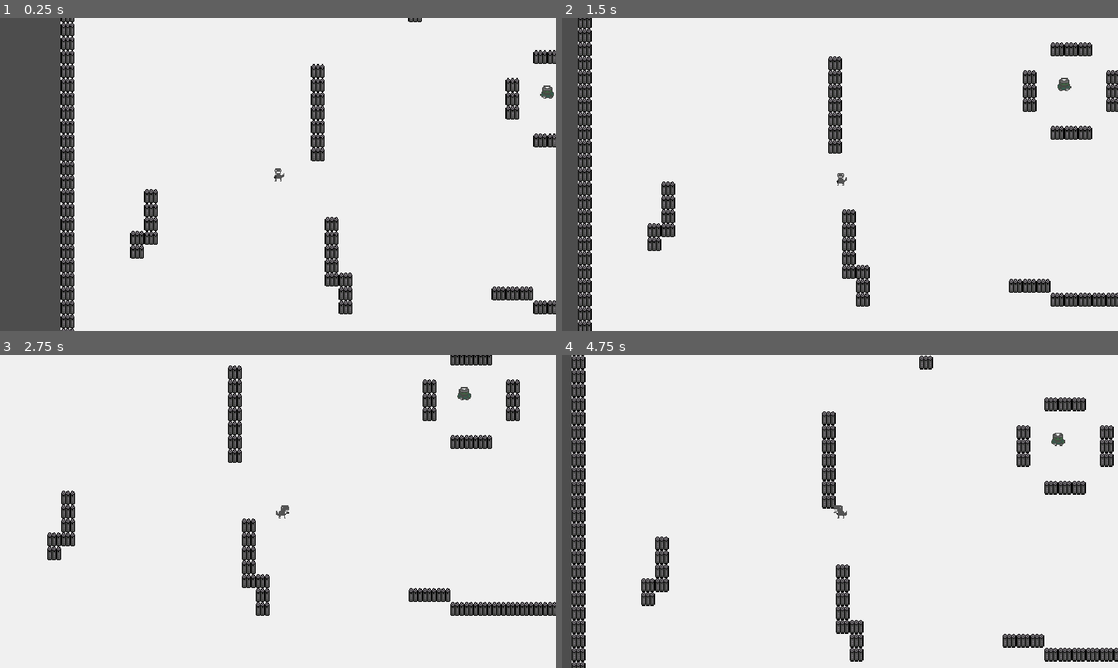
Above: before the commit, frames 1-4 (two rows, left to right).
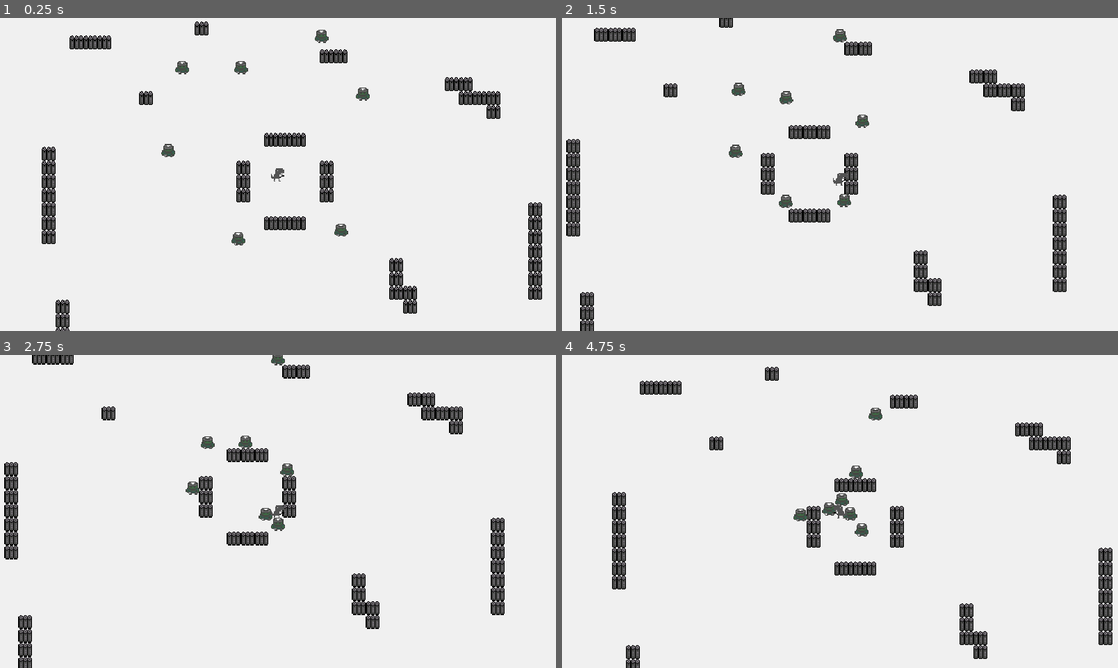
Above: after the commit, the same moments.

Repository: PeaWeeTea/Dino-Shooter
Game: Godot game, scene res://world.tscn
Same seed, same stepped clock (60 frames per second), same inputs: the game is played once before the commit and once after it.
Inputs:
- Up to frame 1 (0.25 s): no input
- Up to frame 2 (1.5 s): hold D (move_right) 0.53-1.28 s; hold S (move_down) from 1.28 s (still down)
- Up to frame 3 (2.75 s): release S (move_down) at 2.03 s; hold D (move_right) from 2.03 s (still down)
- Up to frame 4 (4.75 s): release D (move_right) at 2.78 s; hold W (move_up) 2.78-3.53 s; hold A (move_left) from 3.53 s (still down)

The runs differ from the first frame. In frame 1, 20% of the frame differs, in the area x 0-100%, y 0-100%; in frame 2, 13%; in frame 3, 9.1%; in frame 4, 13%.

Commit message:
Added enemy chase, death, and damage
Enemies now chase straight towards the player, get hit by bullets, take damage, and die when health is 0.

Diff:
--- a/bullet.tscn
+++ b/bullet.tscn
@@ -7,12 +7,13 @@
 radius = 3.0
 
 [node name="Bullet" type="Area2D"]
-collision_layer = 2
-collision_mask = 6
+collision_layer = 4
+collision_mask = 11
 script = ExtResource("1_g2rav")
 speed = 200
 
 [node name="BulletDirection" type="Marker2D" parent="."]
+unique_name_in_owner = true
 
 [node name="Sprite2D" type="Sprite2D" parent="."]
 texture = ExtResource("2_2kefc")
--- /dev/null
+++ b/enemy.gd
@@ -0,0 +1,19 @@
+extends CharacterBody2D
+
+var health = 2
+
+@onready var player = get_node("/root/World/Player")
+
+@export var speed = 40.0
+
+func _physics_process(delta):
+	var direction = global_position.direction_to(player.global_position)
+	velocity = direction * speed
+	move_and_slide()
+
+
+func take_damage():
+	health -= 1
+
+	if health == 0:
+		queue_free()
--- a/enemy.tscn
+++ b/enemy.tscn
@@ -1,5 +1,6 @@
-[gd_scene load_steps=8 format=3 uid="uid://g7b2jl8mjtga"]
+[gd_scene load_steps=9 format=3 uid="uid://g7b2jl8mjtga"]
 
+[ext_resource type="Script" path="res://enemy.gd" id="1_lsunl"]
 [ext_resource type="Texture2D" uid="uid://xxjjoji1pwco" path="res://assets/art/orc.png" id="1_sxrcx"]
 
 [sub_resource type="AtlasTexture" id="AtlasTexture_obxbj"]
@@ -43,7 +44,8 @@
 
 [node name="Enemy" type="CharacterBody2D"]
 collision_layer = 8
-collision_mask = 7
+collision_mask = 15
+script = ExtResource("1_lsunl")
 
 [node name="AnimatedSprite2D" type="AnimatedSprite2D" parent="."]
 sprite_frames = SubResource("SpriteFrames_nv4bi")
--- a/player.gd
+++ b/player.gd
@@ -2,8 +2,6 @@
 
 signal bullet_shot(bullet_scene, location, direction)
 
-const BULLET_SCENE = preload("res://bullet.tscn")
-const BULLET_SPAWN_DISTANCE = 10
 var cooldown_ready = true
 
 @export var bullet_coyote_frames = 4
@@ -22,14 +20,9 @@
 		$AnimatedSprite2D.play("move_right")
 	elif direction.x < 0:
 		$AnimatedSprite2D.play("move_left")
-	elif direction.y > 0:
-		$AnimatedSprite2D.play("move_down")
-	elif direction.y < 0:
-		$AnimatedSprite2D.play("move_up")
 
 	velocity = direction.normalized() * speed
 	move_and_slide()
-
 
 
 func _process(delta):
@@ -60,6 +53,9 @@
 
 
 func shoot(direction):
+	const BULLET_SCENE = preload("res://bullet.tscn")
+	const BULLET_SPAWN_DISTANCE = 10
+
 	$BulletSpawn.position = Vector2(direction.x * BULLET_SPAWN_DISTANCE,
 	direction.y * BULLET_SPAWN_DISTANCE)
 	var bullet_spawn = $BulletSpawn.global_position
--- a/player.tscn
+++ b/player.tscn
@@ -1,11 +1,7 @@
-[gd_scene load_steps=9 format=3 uid="uid://d2ch6i0cb7qvv"]
+[gd_scene load_steps=7 format=3 uid="uid://d2ch6i0cb7qvv"]
 
 [ext_resource type="Texture2D" uid="uid://s3ca411nm7yx" path="res://assets/art/Dino.png" id="1_3lu0f"]
 [ext_resource type="Script" path="res://player.gd" id="1_18rgw"]
-
-[sub_resource type="AtlasTexture" id="AtlasTexture_eauo5"]
-atlas = ExtResource("1_3lu0f")
-region = Rect2(32, 0, 16, 16)
 
 [sub_resource type="AtlasTexture" id="AtlasTexture_ff2vp"]
 atlas = ExtResource("1_3lu0f")
@@ -15,20 +11,8 @@
 atlas = ExtResource("1_3lu0f")
 region = Rect2(0, 0, 16, 16)
 
-[sub_resource type="AtlasTexture" id="AtlasTexture_tlxr7"]
-atlas = ExtResource("1_3lu0f")
-region = Rect2(48, 0, 16, 16)
-
 [sub_resource type="SpriteFrames" id="SpriteFrames_vmo61"]
 animations = [{
-"frames": [{
-"duration": 1.0,
-"texture": SubResource("AtlasTexture_eauo5")
-}],
-"loop": true,
-"name": &"move_down",
-"speed": 5.0
-}, {
 "frames": [{
 "duration": 1.0,
 "texture": SubResource("AtlasTexture_ff2vp")
@@ -44,20 +28,12 @@
 "loop": true,
 "name": &"move_right",
 "speed": 5.0
-}, {
-"frames": [{
-"duration": 1.0,
-"texture": SubResource("AtlasTexture_tlxr7")
-}],
-"loop": true,
-"name": &"move_up",
-"speed": 5.0
 }]
 
 [sub_resource type="RectangleShape2D" id="RectangleShape2D_4vhrk"]
 size = Vector2(10, 15)
 
-[node name="player" type="CharacterBody2D"]
+[node name="Player" type="CharacterBody2D" groups=["player"]]
 collision_mask = 14
 script = ExtResource("1_18rgw")
 speed = 70.0
@@ -65,7 +41,8 @@
 [node name="AnimatedSprite2D" type="AnimatedSprite2D" parent="."]
 z_index = 1
 sprite_frames = SubResource("SpriteFrames_vmo61")
-animation = &"move_down"
+animation = &"move_right"
+autoplay = "move_right"
 
 [node name="HurtBox" type="CollisionShape2D" parent="."]
 position = Vector2(0, 0.5)
--- a/world.tscn
+++ b/world.tscn
@@ -5,11 +5,10 @@
 [ext_resource type="PackedScene" uid="uid://1yqnrdg468fg" path="res://level_tile_map.tscn" id="2_80cxx"]
 [ext_resource type="PackedScene" uid="uid://g7b2jl8mjtga" path="res://enemy.tscn" id="4_e4750"]
 
-[node name="world" type="Node2D"]
+[node name="World" type="Node2D"]
 script = ExtResource("1_i6e4c")
 
-[node name="player" parent="." groups=["player"] instance=ExtResource("1_ajobc")]
-position = Vector2(-310, 95)
+[node name="Player" parent="." instance=ExtResource("1_ajobc")]
 
 [node name="TileMapContainer" type="Node2D" parent="."]
 
@@ -22,3 +21,22 @@
 [node name="BulletContainer" type="Node2D" parent="."]
 
 [node name="Enemy" parent="." instance=ExtResource("4_e4750")]
+position = Vector2(-117, -131)
+
+[node name="Enemy2" parent="." instance=ExtResource("4_e4750")]
+position = Vector2(-46, -133)
+
+[node name="Enemy3" parent="." instance=ExtResource("4_e4750")]
+position = Vector2(105, -100)
+
+[node name="Enemy4" parent="." instance=ExtResource("4_e4750")]
+position = Vector2(53, -169)
+
+[node name="Enemy5" parent="." instance=ExtResource("4_e4750")]
+position = Vector2(-136, -30)
+
+[node name="Enemy6" parent="." instance=ExtResource("4_e4750")]
+position = Vector2(-51, 82)
+
+[node name="Enemy7" parent="." instance=ExtResource("4_e4750")]
+position = Vector2(80, 70)
